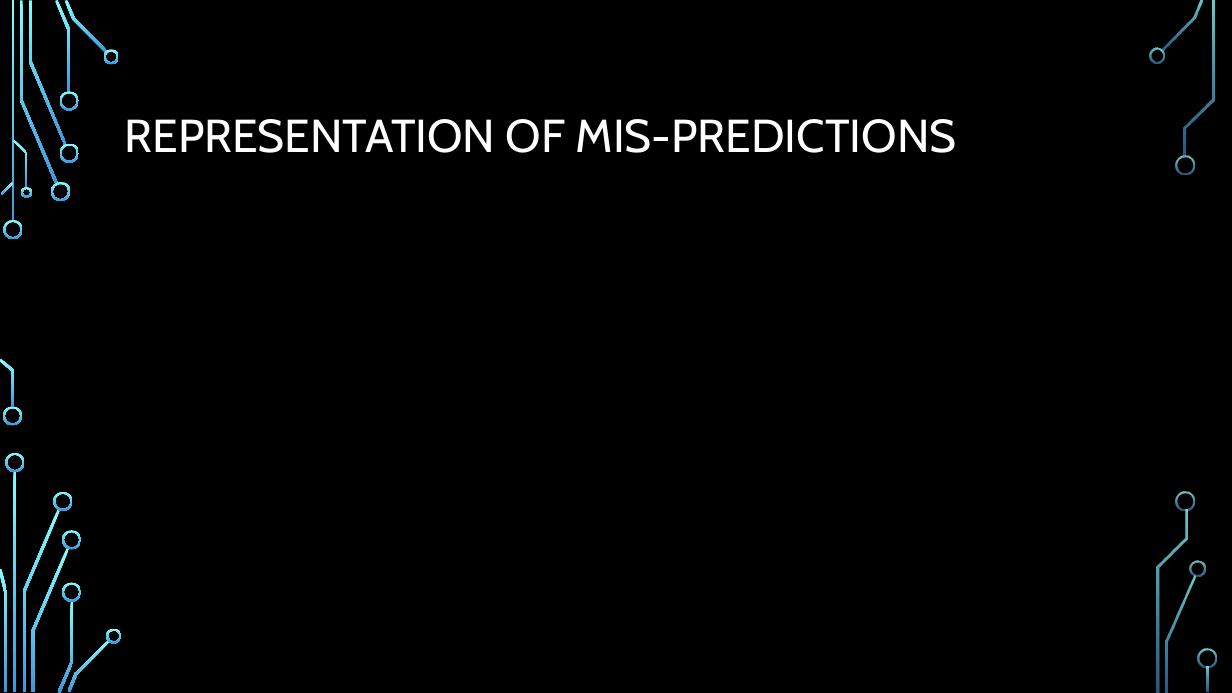
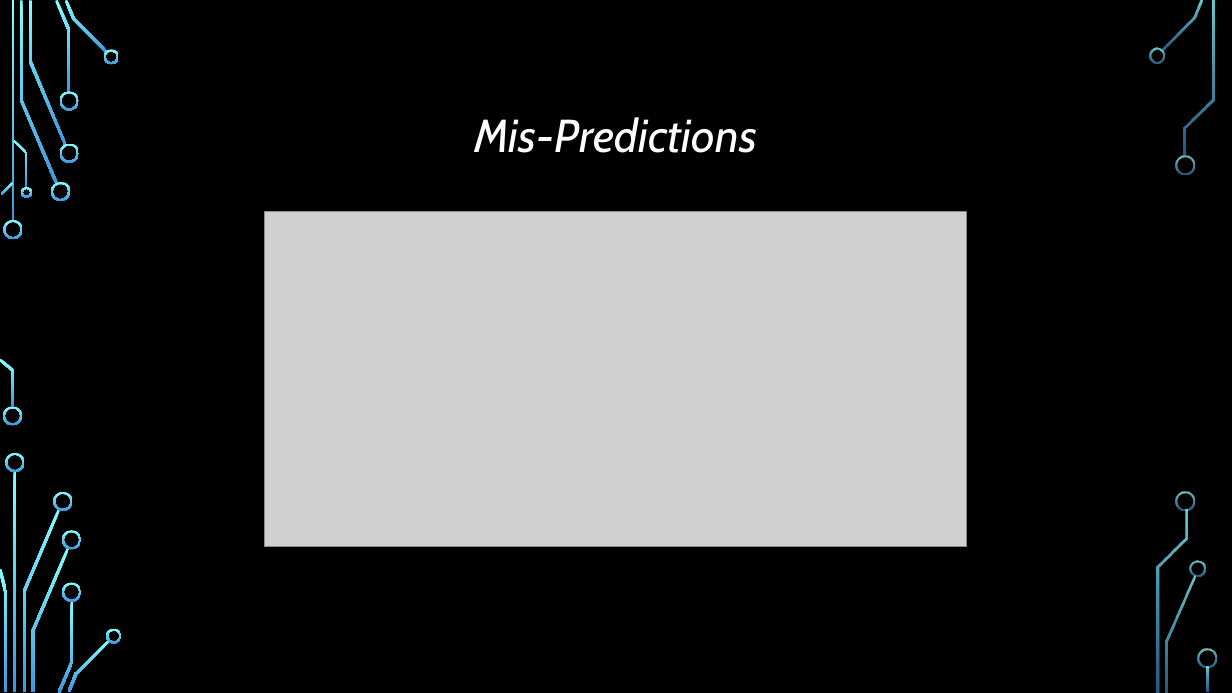
Before and after one commit to ayan1995/Thinkful, a slide deck: slide 15 of Bootcamp/Unit 4 Unsupervised Learning/Unsupervised Learning Capstone/Unsupervised Learning Capstone Presentation.pptx (slide 14 before the commit). Drawn at 1232x693 pixels with LibreOffice and Linux fonts; fonts in the diff are those of the drawing; grey boxes stand for pictures; background and template pictures are left out. Boxes give left, top, right and bottom in pixels: in the first picture for what was removed or moved away, otherwise in the second. Text is boxed around its words. In the diff, an @@ line names an element or a change of style, - is before the commit and + after.

```diff
--- a/Bootcamp/Unit 4 Unsupervised Learning/Unsupervised Learning Capstone/Unsupervised Learning Capstone Presentation.pptx
+++ b/Bootcamp/Unit 4 Unsupervised Learning/Unsupervised Learning Capstone/Unsupervised Learning Capstone Presentation.pptx
@@ title at (x1=475, y1=117, x2=758, y2=153): text changed; italic on @@
-REPRESENTATION OF MIS-PREDICTIONS
+Mis-Predictions
@@ picture added at (x1=265, y1=212, x2=968, y2=546) @@
```
Also in this commit, not shown: 12 other slides changed, 5 slides added, 4 slides removed, 2 other files.
